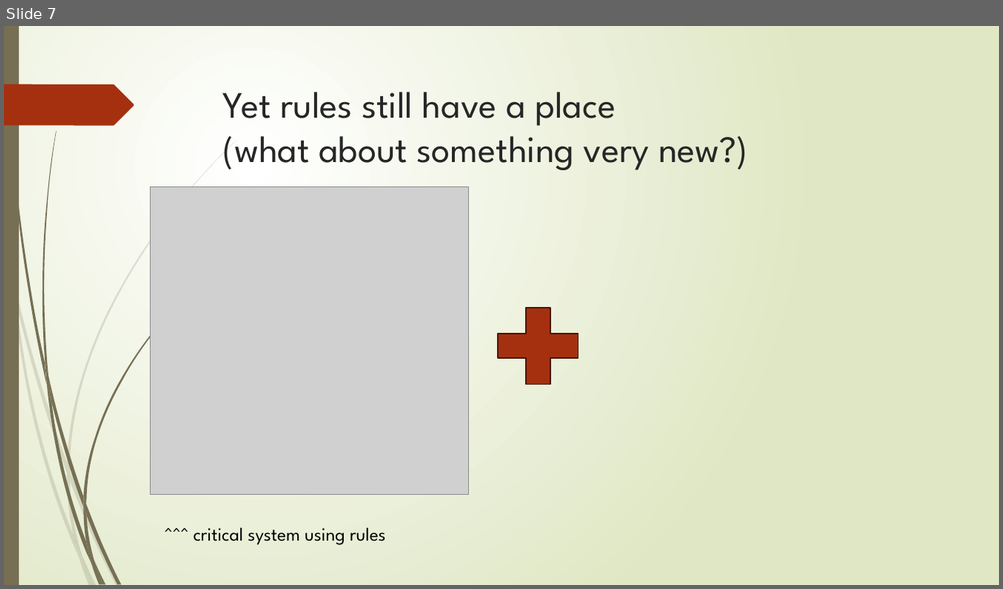
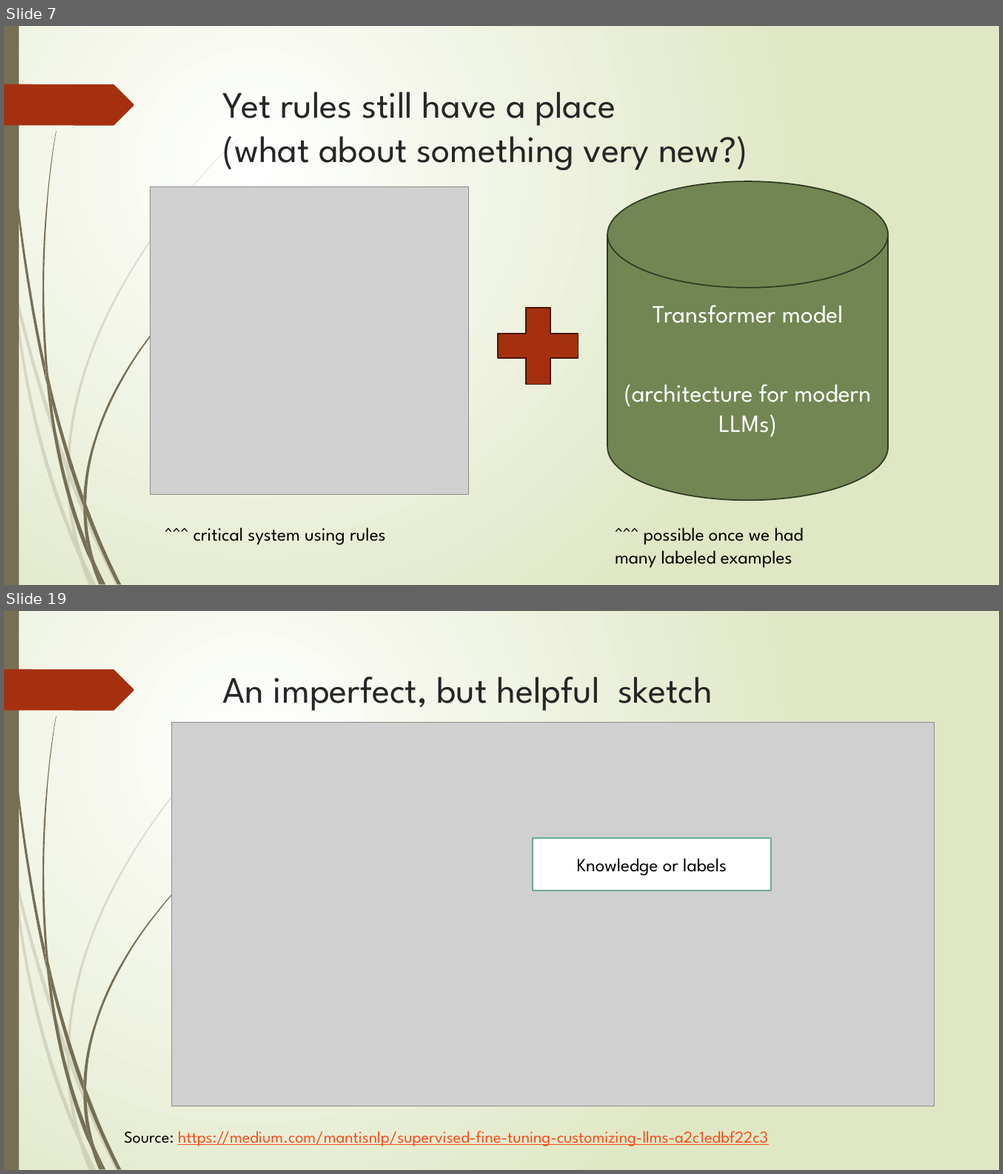
Before and after one commit to abchapman93/delphi-nlp-2024-dev, a slide deck: Slidedecks_ML/2024_Delphi_NLP_with_ML_Part_1.pptx. Shown one above the other, each under a label of ours: slide 7 before the commit, slides 7 and 19 after it; the slides between them are not shown. The pictures are 1003x589 and 1003x1174 pixels, drawn with LibreOffice and Linux fonts; fonts in the diff are those of the drawing; grey boxes stand for pictures. Boxes give left, top, right and bottom in pixels: in the first picture for what was removed or moved away, otherwise in the second. Text is boxed around its words. In the diff, an @@ line names an element or a change of style, - is before the commit and + after.

```diff
--- a/Slidedecks_ML/2024_Delphi_NLP_with_ML_Part_1.pptx
+++ b/Slidedecks_ML/2024_Delphi_NLP_with_ML_Part_1.pptx
@@ slide 19 added at (4, 611, 999, 1170), background gradient #FFFFFF to #DFE8C4; not listed: 24 template elements that a slide beside it also shows @@
@@ title added at (223, 676, 712, 711), 36 pt, text #262626 @@
+An imperfect, but helpful sketch
@@ picture added at (172, 722, 933, 1106) @@
@@ rectangle added at (532, 839, 770, 891), fill #FFFFFF, outline #6AAC91 1.25 pt, 18 pt, text #000000 @@
+Knowledge or labels
@@ text added at (124, 1131, 768, 1147), 16 pt, text #FB4A18, underline @@
+Source: https://medium.com/mantisnlp/supervised-fine-tuning-customizing-llms-a2c1edbf22c3
@@ slide 7 changed as well @@
@@ cylinder added at (608, 181, 888, 500), fill #728653, outline #323B24 1.25 pt, 24 pt, text #FFFFFF @@
+Transformer model
+(architecture for modern LLMs)
@@ text added at (614, 528, 803, 568), 18 pt, text #000000 @@
+^^^ possible once we had
+many labeled examples
```
Also in this commit, not shown: 13 other slides added.
